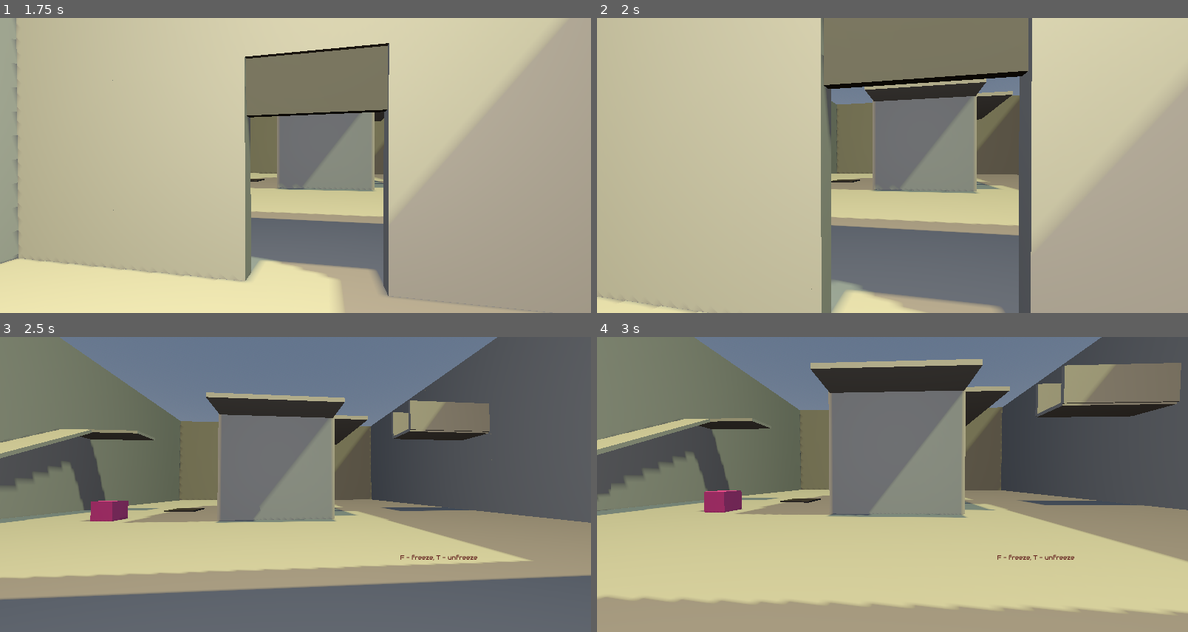
Above: before the commit, frames 1-4 (two rows, left to right).
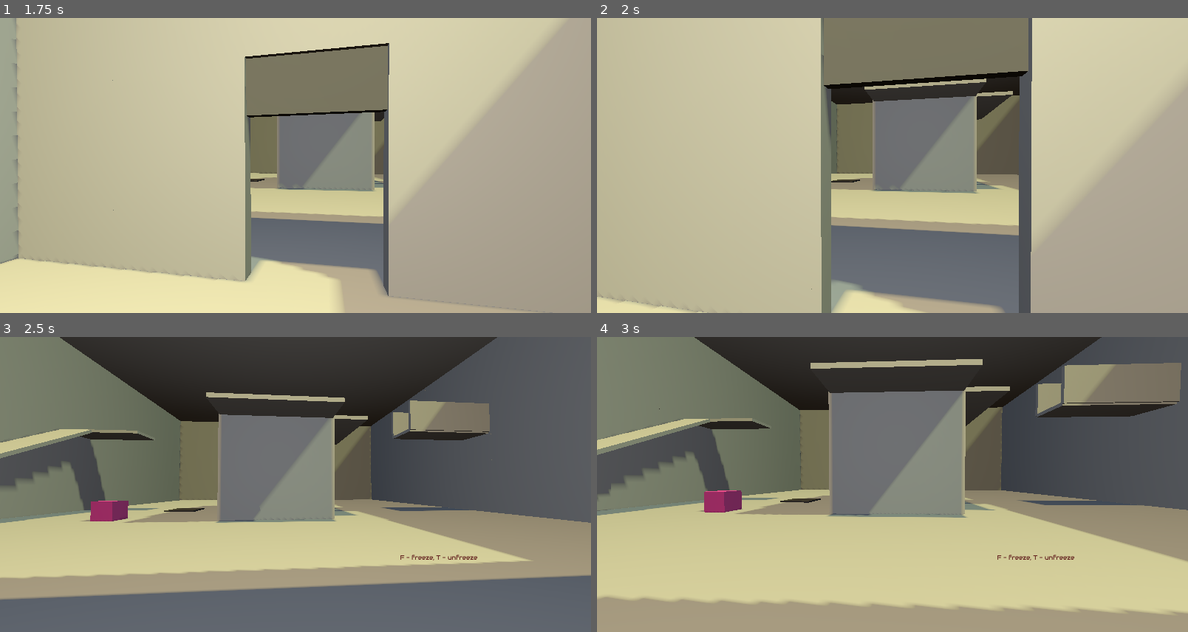
Above: after the commit, the same moments.

Repository: Shoofe/SemC
Game: Godot game, scene res://Levels/Demo/level_3.tscn
Two runs of this game, one before a commit and one after it. Both use one fixed random seed, a clock stepped at 60 frames per second and the inputs below. This scene is started directly instead of the project's main scene.
Inputs (mouse positions are in pixels of both pictures, inside the frame that each line leads up to):
- Up to frame 1 (1.75 s): tap Enter at 0.5 s; move the mouse to (325, 165) at 0.52 s; hold W (UP) from 0.53 s (still down); tap F (F) at 0.6 s; tap G (G) at 0.8, 1.35 s; move the mouse to (265, 165) at 1.27 s; tap R (R) at 1.55 s
- Up to frame 2 (2 s): keep holding W (UP)
- Up to frame 3 (2.5 s): keep holding W (UP); move the mouse to (307, 478) at 2.02 s; tap R (R) at 2.1 s; tap T (T) at 2.3 s
- Up to frame 4 (3 s): keep holding W (UP); move the mouse to (886, 490) at 2.77 s; tap T (T) at 2.85 s

Frame 1 is identical in both runs. In frame 2, 0.7% of the frame differs, in the area x 39-72%, y 19-30%; in frame 3, 13%, in the area x 10-85%, y 0-50%; in frame 4, 8.0%.

Commit message:
Level 3 done

Diff:
--- a/Levels/DebugLevels/debug_level.tscn
+++ b/Levels/DebugLevels/debug_level.tscn
@@ -53,7 +53,7 @@
 shape = SubResource("ConvexPolygonShape3D_e51l1")
 
 [node name="Item2" parent="." instance=ExtResource("3_ssabc")]
-transform = Transform3D(1, 0, 0, 0, 1, 0, 0, 0, 1, -2.77639, 2, -11.3192)
+transform = Transform3D(-0.99467, 0, 0.103105, 0, 1, 0, -0.103105, 0, -0.99467, -2.87696, 2.89095, -11.7193)
 
 [node name="PressurePlate" parent="." instance=ExtResource("5_hvku0")]
 transform = Transform3D(1, 0, 0, 0, 1, 0, 0, 0, 1, -0.0719469, 0, -20.3209)
--- a/Levels/Demo/level_3.tscn
+++ b/Levels/Demo/level_3.tscn
@@ -440,6 +440,9 @@
 [node name="CollisionShape3D" type="CollisionShape3D" parent="Room2/Room2Geometry/Floor30x4"]
 shape = SubResource("ConvexPolygonShape3D_plt6k")
 
+[node name="Floor10x11" parent="Room2/Room2Geometry" instance=ExtResource("3_2lrku")]
+transform = Transform3D(1, 0, 0, 0, -1, 8.74228e-08, 0, -8.74228e-08, -1, 0, 6, 0)
+
 [node name="PressurePlate" parent="Room2" instance=ExtResource("9_4nwmu")]
 transform = Transform3D(1, 0, 0, 0, 1, 0, 0, 0, 1, 9, -6, 6)
 
@@ -477,6 +480,9 @@
 transform = Transform3D(1, 0, 0, 0, 1, 0, 0, 0, 1, -5, -6, -10)
 move_speed = 0.7
 move_destination_relative = Vector3(0, 6, 0)
+
+[node name="Floor10x10" parent="Room2" instance=ExtResource("3_2lrku")]
+transform = Transform3D(1, 0, 0, 0, -1, 8.74228e-08, 0, -8.74228e-08, -1, 0, 6, 30)
 
 [node name="LevelTransitionRoom2" parent="." instance=ExtResource("1_gb53h")]
 transform = Transform3D(1, 0, 0, 0, 1, 0, 0, 0, 1, -5, 6, -72)
--- a/Player/player.tscn
+++ b/Player/player.tscn
@@ -27,7 +27,7 @@
 collision_mask = 3
 
 [node name="Hand" type="Node3D" parent="Head"]
-transform = Transform3D(1, 0, 0, 0, 1, 0, 0, 0, 1, 0, 0, -0.988)
+transform = Transform3D(1, 0, 0, 0, 1, 0, 0, 0, 1, 0, -0.0874552, -1.15067)
 
 [node name="CollisionShape3D" type="CollisionShape3D" parent="."]
 transform = Transform3D(1, 0, 0, 0, 1, 0, 0, 0, 1, 0, 1, 0)
--- a/project.godot
+++ b/project.godot
@@ -10,7 +10,7 @@
 
 [application]
 
-config/name="Submersive and killable"
+config/name="ONO NA"
 run/main_scene="res://Levels/Demo/level_1.tscn"
 config/features=PackedStringArray("4.1", "Forward Plus")
 config/icon="res://icon.svg"
Not shown: 1 places in Levels/Demo/level_3.tscn that only renumber resources
